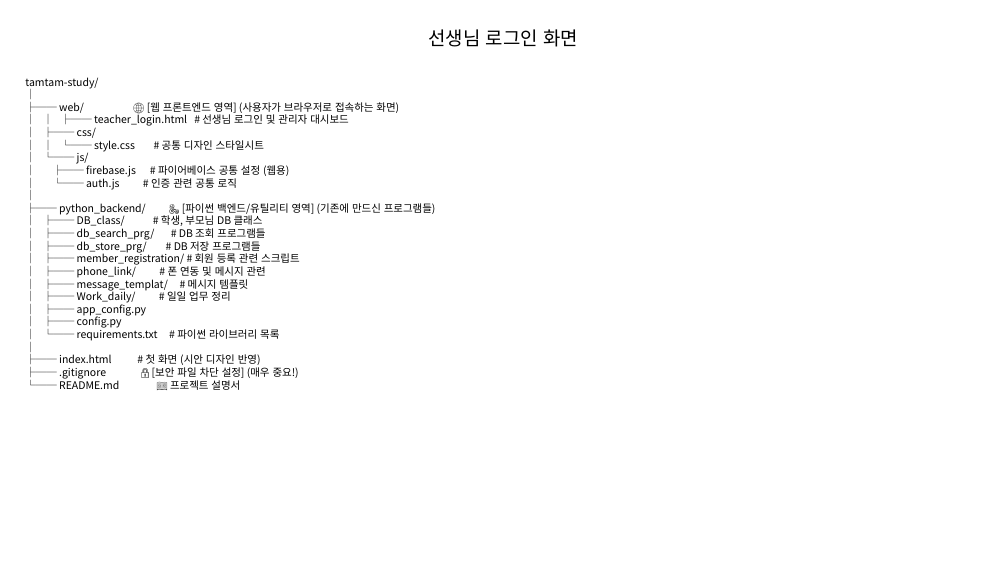
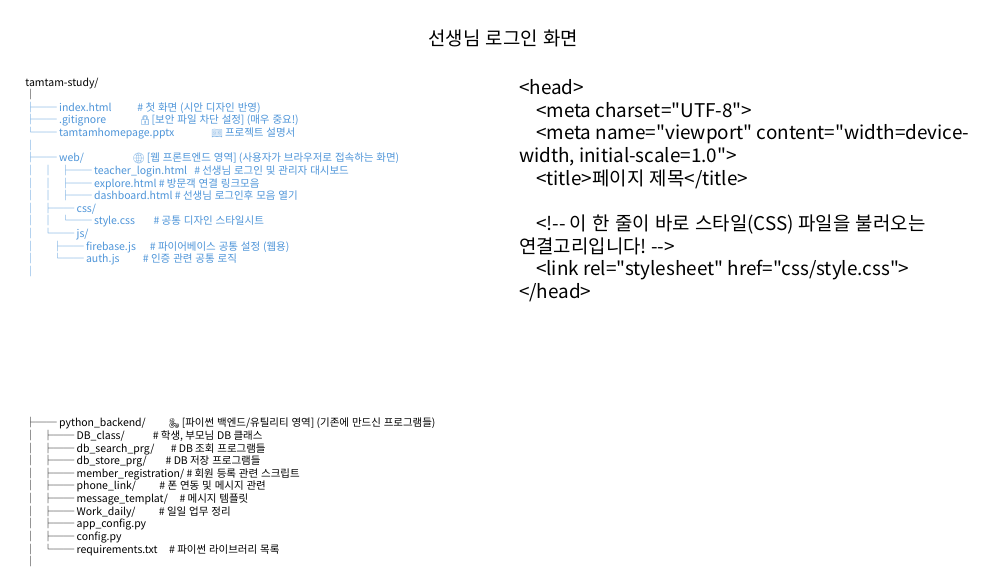
Before and after one commit to republickor01-republickor/tamtamstudy_homepage, a slide deck: slide 1 of tamtamhomepage.pptx. Drawn at 1008x567 pixels with LibreOffice and Linux fonts; fonts in the diff are those of the drawing. Boxes give left, top, right and bottom in pixels: in the first picture for what was removed or moved away, otherwise in the second. Text is boxed around its words. In the diff, an @@ line names an element or a change of style, - is before the commit and + after.

```diff
--- a/tamtamhomepage.pptx
+++ b/tamtamhomepage.pptx
@@ text added at [519,79,969,302], 18 pt, text #000000 @@
+<head>
+<meta charset="UTF-8">
+<meta name="viewport" content="width=device-width, initial-scale=1.0">
+<title>페이지 제목</title>
+<!-- 이 한 줄이 바로 스타일(CSS) 파일을 불러오는 연결고리입니다! -->
+<link rel="stylesheet" href="css/style.css">
+</head>
@@ text at [59,102,299,139]: paragraphs added @@
+│
+├── index.html # 첫 화면 (시안 디자인 반영)
+├── .gitignore 🔒 [보안 파일 차단 설정] (매우 중요!)
+└── tamtamhomepage.pptx 📖 프로젝트 설명서
@@ text at [59,152,399,265]: text colour #000000 to #4E95D9 in "│", "├── web/ 🌐 [웹 프론트엔드 영역] (사용자가 ...", "│ │ ├── teacher_login.html # 선생님 로그인 ...", "│ ├── css/" and 5 more places @@
@@ text at [94,176,297,200]: paragraphs added @@
+│ │ ├── explore.html # 방문객 연결 링크모음
+│ │ ├── dashboard.html # 선생님 로그인후 모음 열기
@@ text at [59,354,299,390]: paragraphs removed @@
-├── index.html # 첫 화면 (시안 디자인 반영)
-├── .gitignore 🔒 [보안 파일 차단 설정] (매우 중요!)
-└── README.md 📖 프로젝트 설명서
```
Also in this commit, not shown: 5 other files.
